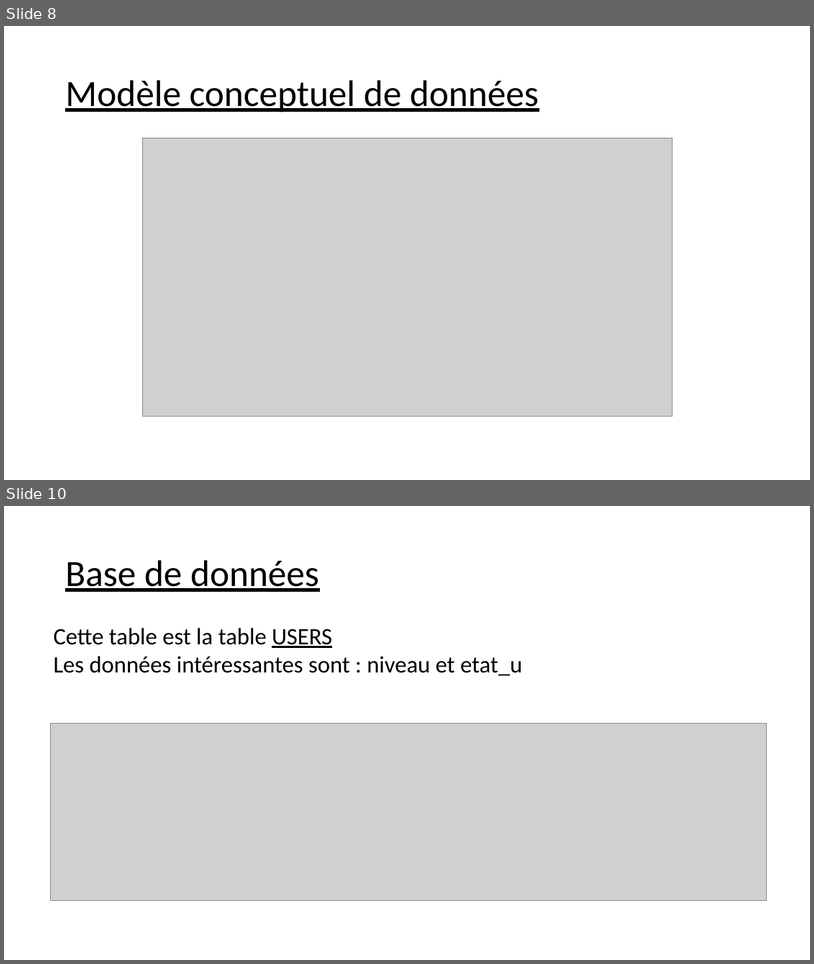
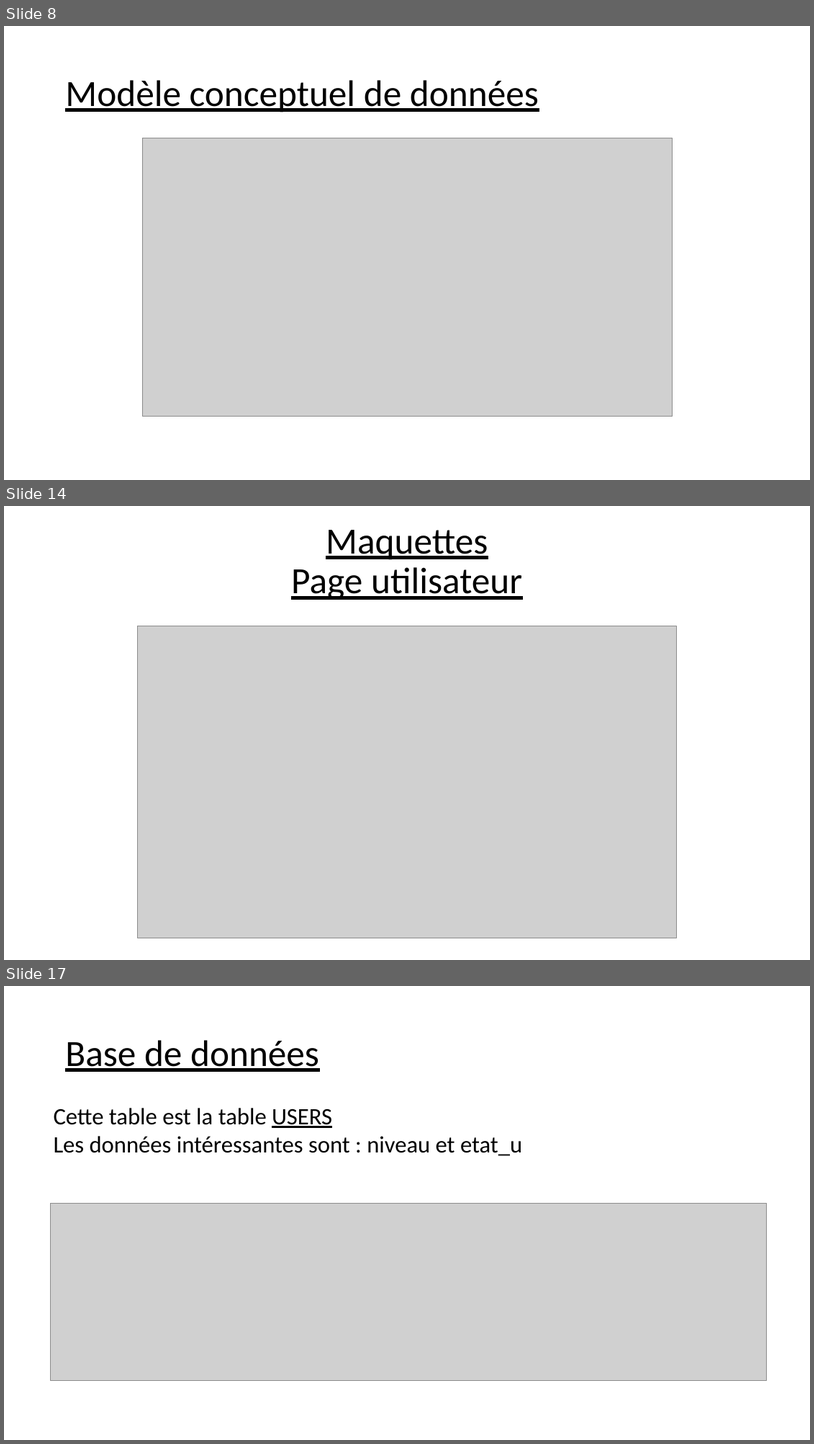
Before and after one commit to Fourkap/PPE_Parking, a slide deck: Documentation/Présentation PPE Parking.pptx. Shown one above the other, each under a label of ours: slides 8 and 10 before the commit, slides 8, 14 and 17 after it; the slides between them are not shown. The pictures are 814x964 and 814x1444 pixels, drawn with LibreOffice and Linux fonts; fonts in the diff are those of the drawing; grey boxes stand for pictures. Boxes give left, top, right and bottom in pixels: in the first picture for what was removed or moved away, otherwise in the second. Text is boxed around its words. In the diff, an @@ line names an element or a change of style, - is before the commit and + after.

```diff
--- a/Documentation/Présentation PPE Parking.pptx
+++ b/Documentation/Présentation PPE Parking.pptx
@@ slide 14 added at (4,506,810,960), background #FFFFFF @@
@@ title added at (291,530,522,600), 44 pt, text #000000, underline @@
+Maquettes
+Page utilisateur
@@ picture added at (138,626,676,938) @@
@@ what was slide 10 is now slide 17 @@
```
Also in this commit, not shown: 9 other slides added, 3 slides removed.
